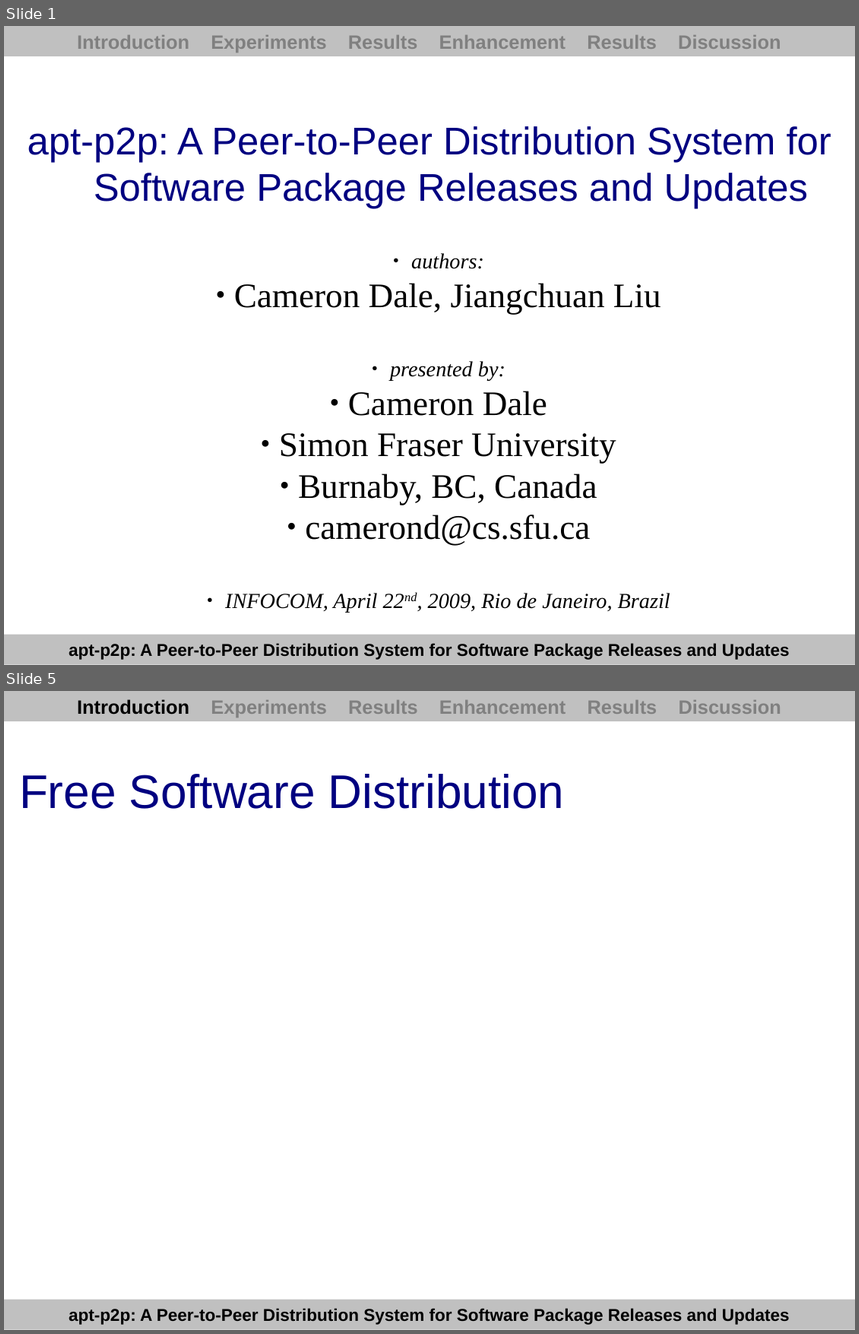
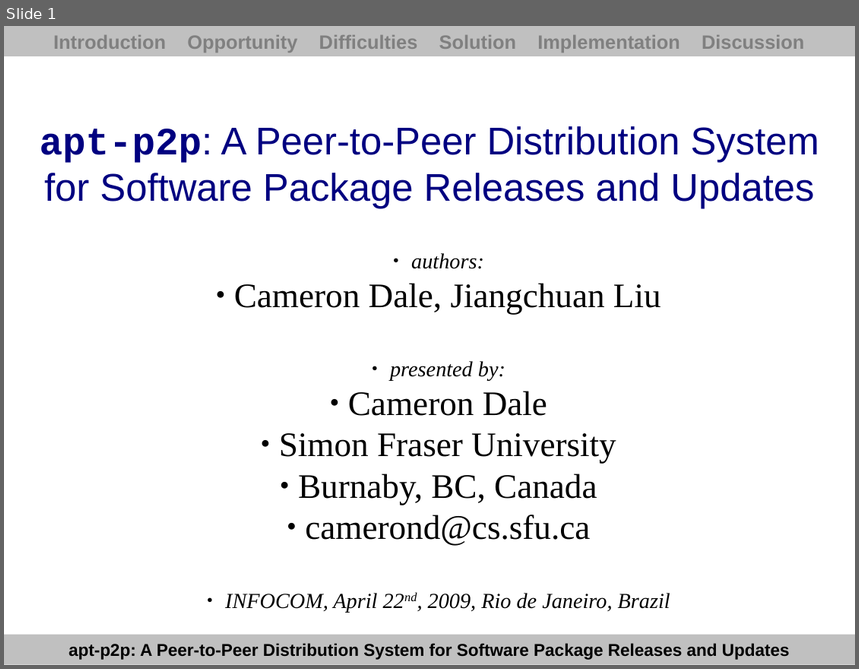
Before and after one commit to PyroSamurai/apt-p2p, a slide deck: docs/paper/presentation.odp. Shown one above the other, each under a label of ours: slides 1 and 5 before the commit, slide 1 after it; the slides between them are not shown. The pictures are 859x1334 and 859x669 pixels, drawn with LibreOffice and Linux fonts; fonts in the diff are those of the drawing. Boxes give left, top, right and bottom in pixels: in the first picture for what was removed or moved away, otherwise in the second. Text is boxed around its words. In the diff, an @@ line names an element or a change of style, - is before the commit and + after.

```diff
--- a/docs/paper/presentation.odp
+++ b/docs/paper/presentation.odp
@@ slide 5 removed at (4,691,855,1330), background #FFFFFF; not listed: 1 template element that a slide beside it also shows @@
@@ rectangle removed at (4,691,855,721) @@
-Introduction Experiments Results Enhancement Results Discussion
@@ title removed at (19,774,564,809) @@
-Free Software Distribution
@@ slide 1 changed as well @@
@@ text in rectangle at (53,35,804,53): text changed @@
-Introduction Experiments Results Enhancement Results Discussion
+Introduction Opportunity Difficulties Solution Implementation Discussion
@@ title at (40,126,819,209): text changed @@
-apt-p2p: A Peer-to-Peer Distribution System for
-Software Package Releases and Updates
+apt-p2p: A Peer-to-Peer Distribution System for Software Package Releases and Updates
```
Also in this commit, not shown: 2 other slides changed, 19 slides added, 17 other slides removed, 7 other files.
